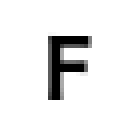
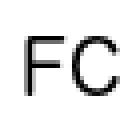
Before/after of a (140, 140) layered artwork. What changed in the layer stack:
hid "F" over (x1=48, y1=32, x2=92, y2=100)
added layer "FC" above "G" over (x1=24, y1=36, x2=120, y2=96)
